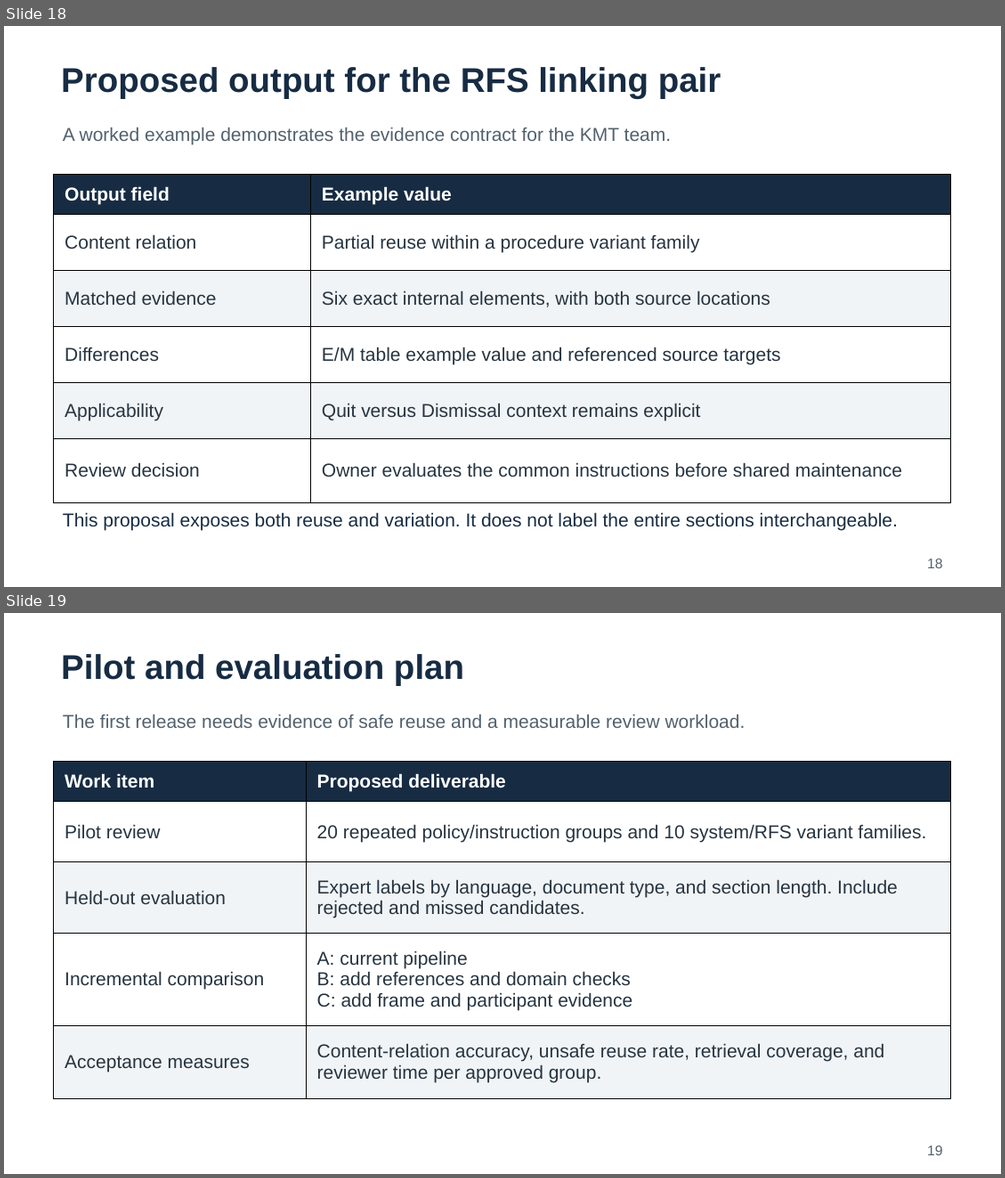
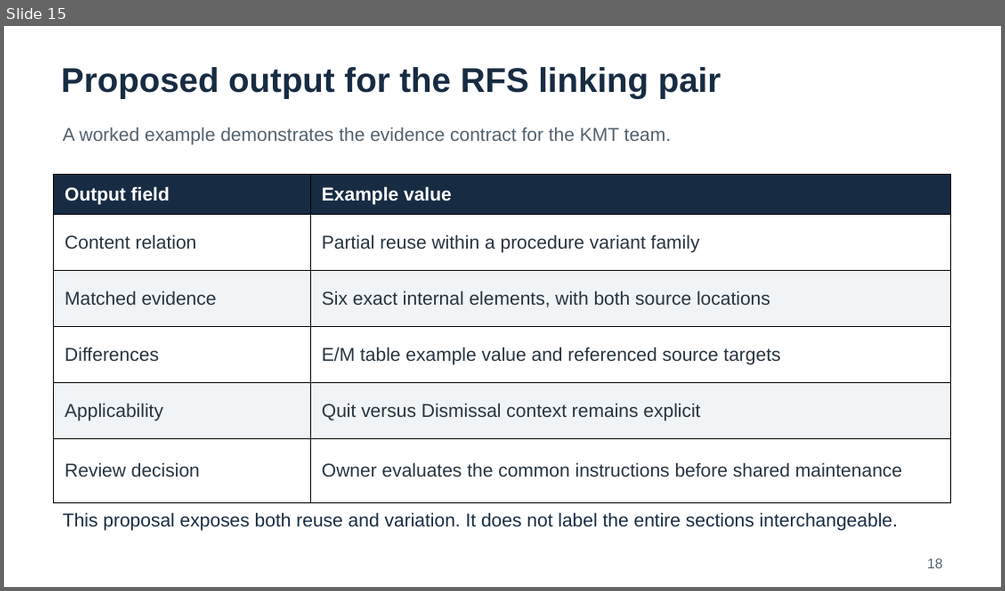
Before and after one commit to HengZ121/Deduplication_Agent, a slide deck: outputs/presentations/ORT_Findings_and_Proposed_Pipeline_2026-09-24.pptx. Shown one above the other, each under a label of ours: slides 18 and 19 before the commit, slide 15 after it. The pictures are 1005x1178 and 1005x591 pixels, drawn with LibreOffice and Linux fonts; fonts in the diff are those of the drawing. Boxes give left, top, right and bottom in pixels: in the first picture for what was removed or moved away, otherwise in the second. Text is boxed around its words. In the diff, an @@ line names an element or a change of style, - is before the commit and + after.

```diff
--- a/outputs/presentations/ORT_Findings_and_Proposed_Pipeline_2026-09-24.pptx
+++ b/outputs/presentations/ORT_Findings_and_Proposed_Pipeline_2026-09-24.pptx
@@ slide 19 removed at bbox=[4, 613, 1001, 1174], background #FFFFFF @@
@@ text removed at bbox=[61, 654, 464, 686] @@
-Pilot and evaluation plan
@@ text removed at bbox=[63, 714, 745, 728] @@
-The first release needs evidence of safe reuse and a measurable review workload.
@@ table removed at bbox=[54, 761, 952, 1098], 5 rows, 2 columns @@
-Work item | Proposed deliverable
-Pilot review | 20 repeated policy/instruction groups and 10 system/RFS variant families.
-Held-out evaluation | Expert labels by language, document type, and section length. Include rejected and missed candidates.
-Incremental comparison | A: current pipeline / B: add references and domain checks / C: add frame and participant evidence
-Acceptance measures | Content-relation accuracy, unsafe reuse rate, retrieval coverage, and reviewer time per approved group.
@@ text removed at bbox=[927, 1145, 942, 1155] @@
-19
@@ what was slide 18 is now slide 15 @@
```
Also in this commit, not shown: 1 slide changed, 3 other slides removed.
